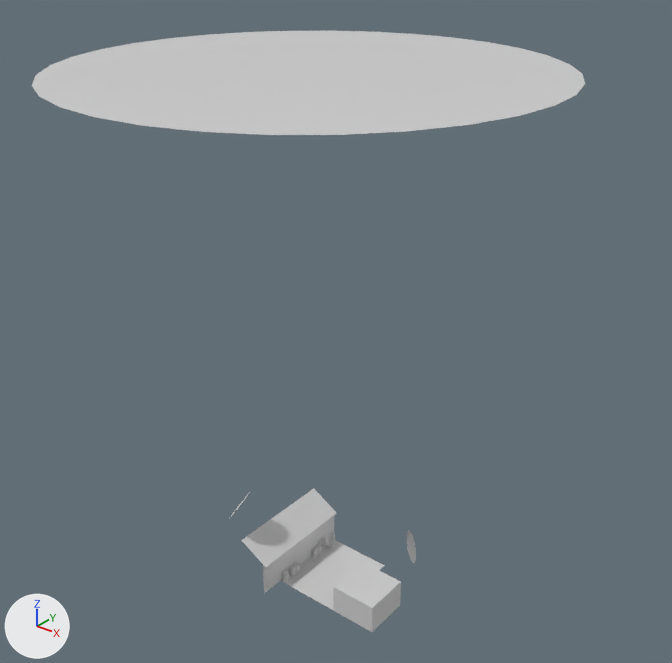
What one commit did to the COLLADA model VirtualScenes/BaseScenes/Models/Warehouse.dae.
Both versions are drawn from a camera (50 mm lens) standing at (47.6, -68.1, 76.0) and looking at (-8.0, 1.4, 32.9). Lighting does not change. The marker at lower left points along +X, +Y and +Z. Where no turn or scale is listed for an object, it has been applied to the vertices. Vertices at the same position are counted once.

In view in the first picture: 'BuildingRoof', 'BuildingWall', 'Ground', 'Hut', 'OutsideLight', 'Sky', 'Sun'.
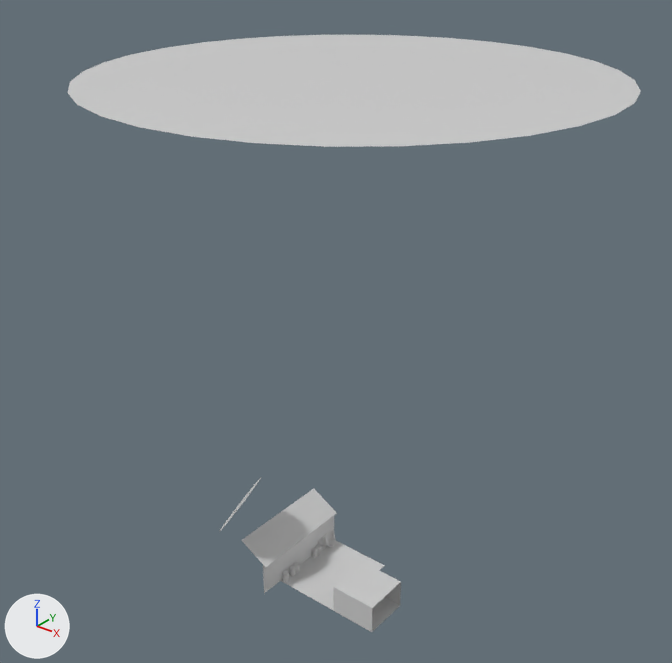
Where the newer file only moved an object's origin or applied its transform, the numbers keep the older frame.

Location of each change, (x1, y1, x2, y2) in pixels of the pictures (672 x 663 px):
'Sky', moved
    before: (32, 31, 585, 135)
    after: (68, 35, 641, 147)
'OutsideLight', deleted
    before: (407, 530, 416, 563)
'Sun', mesh rescaled
    before: (231, 492, 250, 516)
    after: (219, 478, 261, 532)
part 1 of me_hut, deleted
    before: (372, 582, 401, 632)

The change, as a diff of the scene's bpy script:
```diff
--- a/VirtualScenes/BaseScenes/Models/Warehouse.dae.py
+++ b/VirtualScenes/BaseScenes/Models/Warehouse.dae.py
@@ me_hut @@
 me_hut.from_pydata(...)  # 104 vertices, 148 faces; spans x -3.1..2.76, y -2.76..2.76, z -1.76..1.76
 # used by ob_hut; location = (-1.7, -0.8, 1.7)
 # verts and faces of me_hut; kept vertices keep their numbers, new ones are numbered from 104
 # before: 100 (2.76, 2.76, 1.76) at pixel (401, 581), 101 (2.76, -2.76, 1.76) at pixel (372, 608), 102 (2.76, 2.76, -1.76) at pixel (400, 605), 103 (2.76, -2.76, -1.76) at pixel (371, 632)
+# me_hut part 1
+delete_faces([(100, 102, 101), (101, 102, 103)])
 me_hut.materials.append(mat_wall)
@@ me_sun @@
 me_sun.from_pydata(...)  # 32 vertices, 30 faces; spans x -1.25..1.25, y -1.91..1.91, z -1.66..1.66
 # used by ob_sun; location = (-16.7, -5.6, 10.6)
+# me_sun part 2: the whole mesh is scaled about its middle by 2
 me_sun.materials.append(mat_arealight)
@@ ob_sky @@
 ob_sky = bpy.data.objects.new('Sky', me_sky)
-ob_sky.location = (-10.0, 0.0, 60.0)
+ob_sky.location = (-5.0, 0.0, 60.0)
@@ ob_outsidelight @@
-ob_outsidelight = bpy.data.objects.new('OutsideLight', me_outsidelight)
-ob_outsidelight.location = (-2.6, 9.5, 2.0)
```
